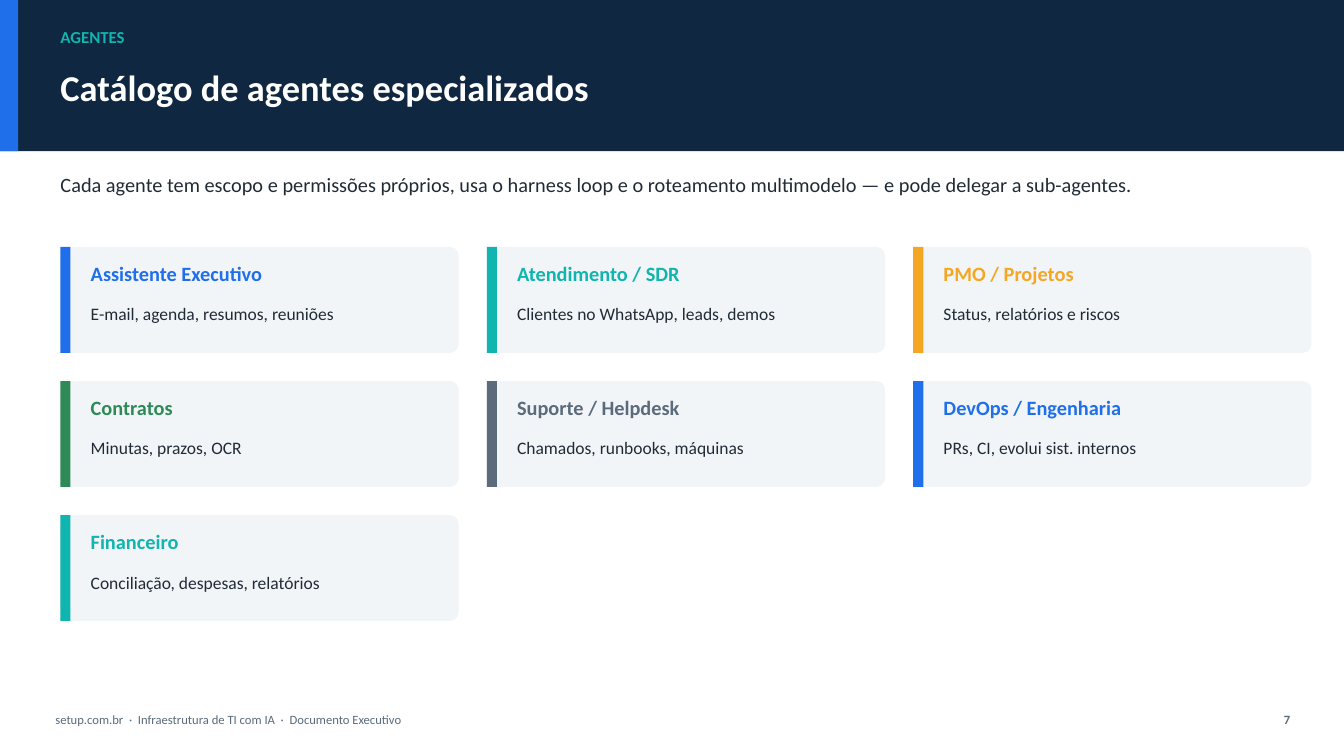
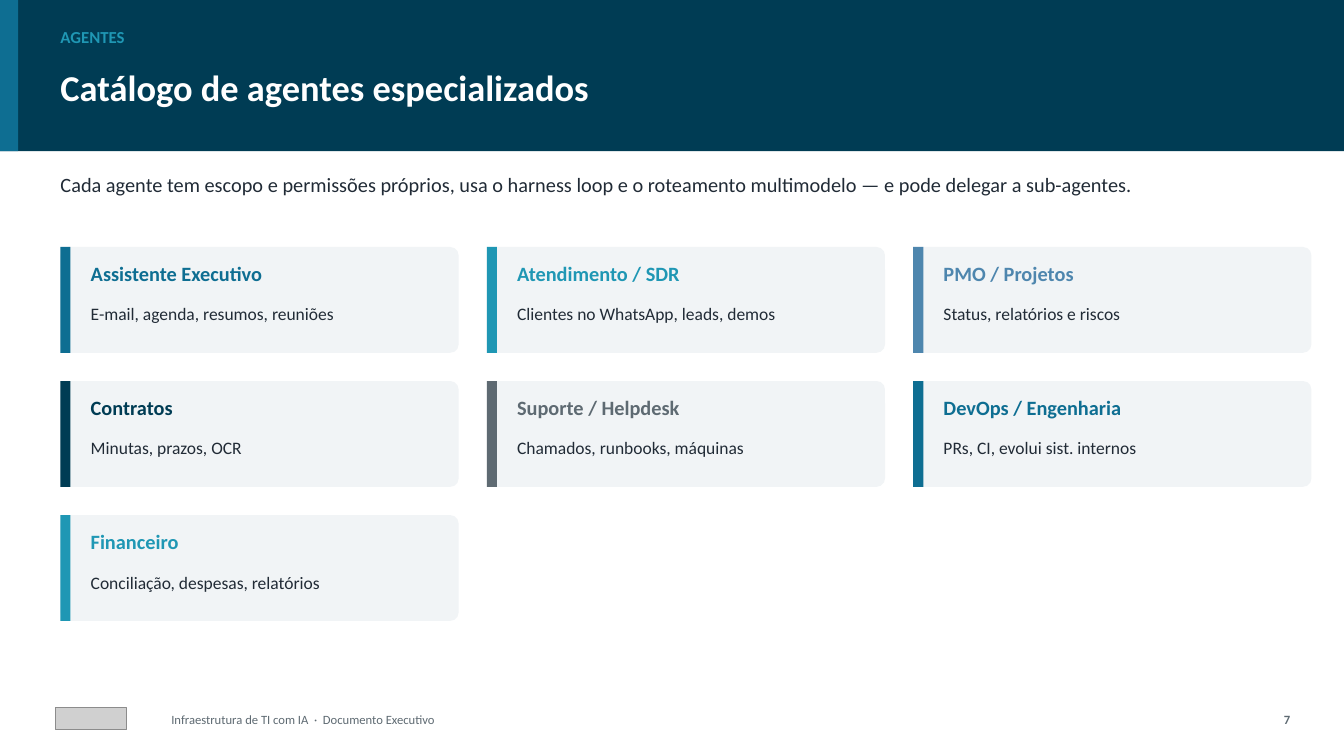
Before and after one commit to rstoi/rstoi, a slide deck: slide 7 of docs/Infraestrutura-IA-setup.com.br.pptx. Drawn at 1344x756 pixels with LibreOffice and Linux fonts; fonts in the diff are those of the drawing; grey boxes stand for pictures. Boxes give left, top, right and bottom in pixels: in the first picture for what was removed or moved away, otherwise in the second. Text is boxed around its words. In the diff, an @@ line names an element or a change of style, - is before the commit and + after.

```diff
--- a/docs/Infraestrutura-IA-setup.com.br.pptx
+++ b/docs/Infraestrutura-IA-setup.com.br.pptx
@@ rectangle at (x1=0, y1=0, x2=1344, y2=151): fill #0F2740 to #003C54 @@
@@ text "Assistente Executivo" at (x1=91, y1=266, x2=262, y2=281): text colour #1F6FEB to #0E6E92 @@
@@ rectangle at (x1=487, y1=247, x2=497, y2=353): fill #0FB5AE to #1F97B4 @@
@@ rectangle at (x1=913, y1=247, x2=924, y2=353): fill #F5A623 to #4E86AE @@
@@ text "PMO / Projetos" at (x1=943, y1=267, x2=1074, y2=285): text colour #F5A623 to #4E86AE @@
@@ rectangle at (x1=60, y1=381, x2=71, y2=487): fill #2E8B57 to #003C54 @@
@@ fill #1F6FEB to #0E6E92 in 3 elements at (x1=0, y1=0, x2=18, y2=151), (x1=60, y1=247, x2=71, y2=353), (x1=913, y1=381, x2=924, y2=487) @@
@@ text "Contratos" at (x1=91, y1=401, x2=173, y2=415): text colour #2E8B57 to #003C54 @@
@@ text "DevOps / Engenharia" at (x1=943, y1=400, x2=1122, y2=419): text colour #1F6FEB to #0E6E92 @@
@@ fill #F2F5F8 to #F1F4F6 in 6 elements at (x1=60, y1=247, x2=459, y2=353), (x1=487, y1=247, x2=885, y2=353), (x1=913, y1=247, x2=1312, y2=353), (x1=60, y1=381, x2=459, y2=487), (x1=913, y1=381, x2=1312, y2=487), (x1=60, y1=515, x2=459, y2=621) @@
@@ rectangle at (x1=60, y1=515, x2=71, y2=621): fill #0FB5AE to #1F97B4 @@
@@ text colour #0FB5AE to #1F97B4 in 3 elements at (x1=60, y1=32, x2=124, y2=43), (x1=517, y1=266, x2=680, y2=281), (x1=91, y1=534, x2=179, y2=549) @@
@@ picture added at (x1=55, y1=708, x2=127, y2=730) @@
@@ text at (x1=171, y1=715, x2=435, y2=724): text changed; text colour #5B6B7B to #5E6A72 @@
-setup.com.br · Infraestrutura de TI com IA · Documento Executivo
+Infraestrutura de TI com IA · Documento Executivo
```
Also in this commit, not shown: 12 other slides changed, 15 other files.
